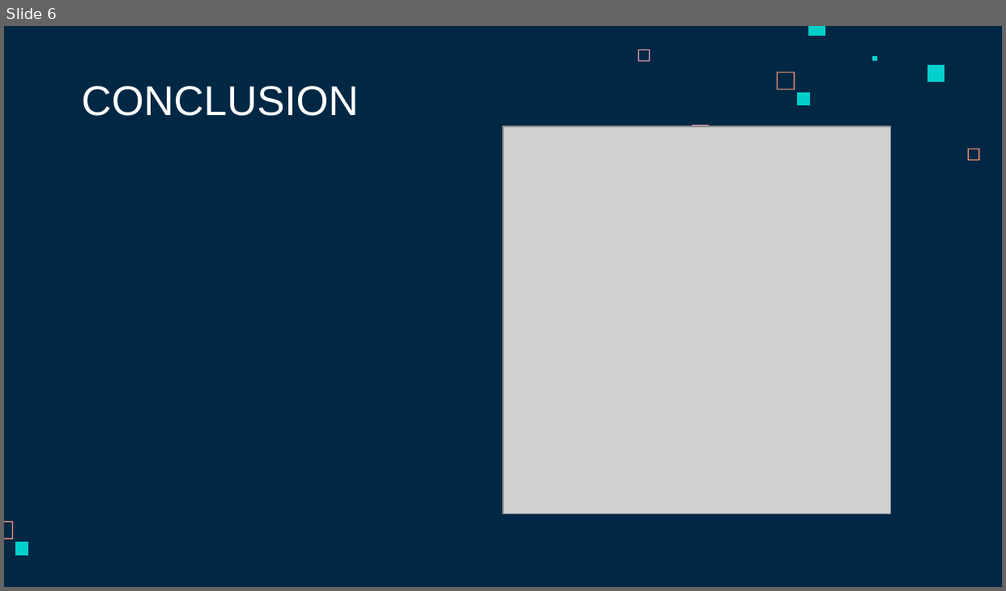
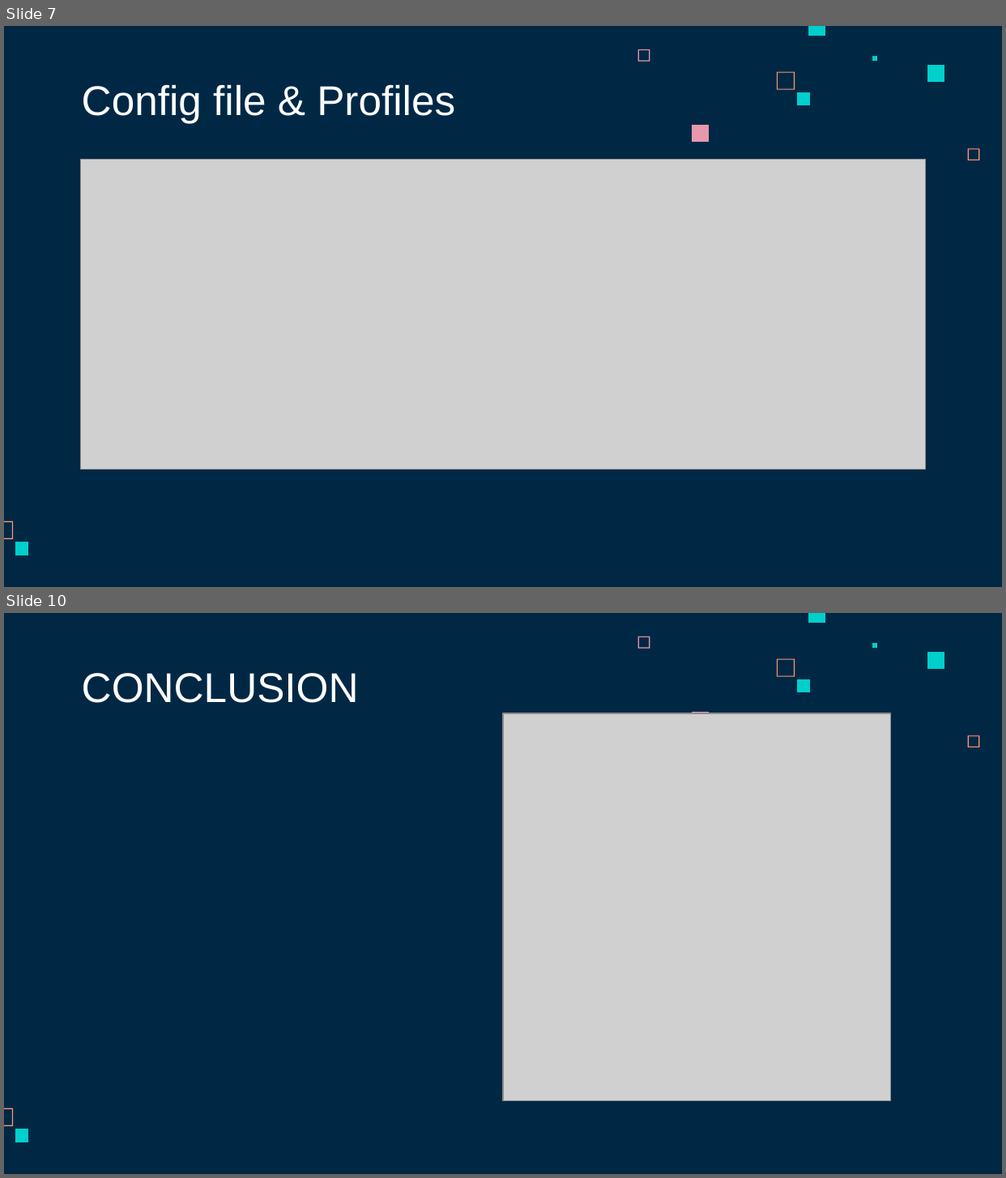
Before and after one commit to Lunfeer/hes-so-dockyter, a slide deck: Defense.pptx. Shown one above the other, each under a label of ours: slide 6 before the commit, slides 7 and 10 after it; the slides between them are not shown. The pictures are 1006x591 and 1006x1178 pixels, drawn with LibreOffice and Linux fonts; fonts in the diff are those of the drawing; grey boxes stand for pictures. Boxes give left, top, right and bottom in pixels: in the first picture for what was removed or moved away, otherwise in the second. Text is boxed around its words. In the diff, an @@ line names an element or a change of style, - is before the commit and + after.

```diff
--- a/Defense.pptx
+++ b/Defense.pptx
@@ slide 7 added at (4, 26, 1002, 587), background #002845; not listed: 10 template elements that a slide beside it also shows @@
@@ title added at (82, 84, 455, 123), 30 pt, text #FFFFFF @@
+Config file & Profiles
@@ picture added at (81, 159, 926, 469) @@
@@ what was slide 6 is now slide 10 @@
```
Also in this commit, not shown: 2 slides changed, 5 other slides added, 2 slides removed.
